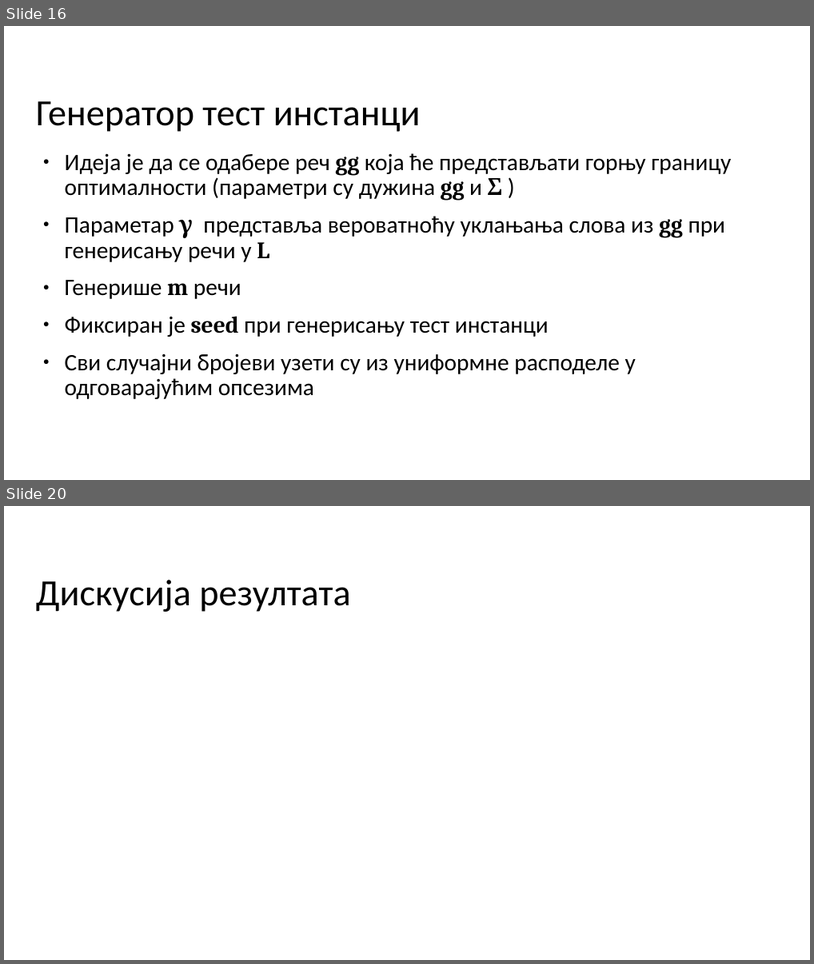
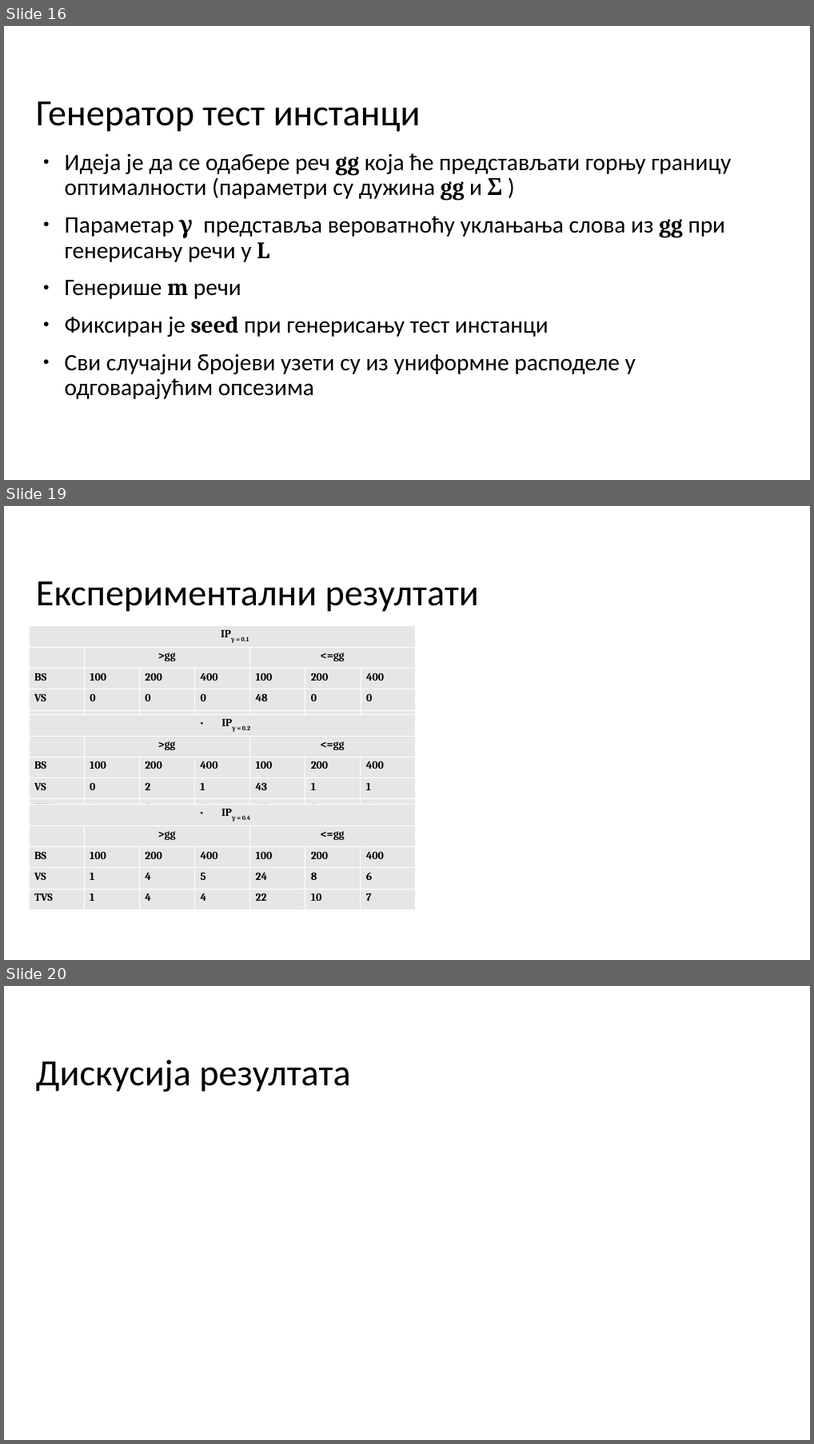
Before and after one commit to milosmikovic/Algorithms_For_Solving_Shortest_Common_Supersequence_Problem, a slide deck: Tekst/Prezentacija/MATF_primer_prezentacije.odp. Shown one above the other, each under a label of ours: slides 16 and 20 before the commit, slides 16, 19 and 20 after it; the slides between them are not shown. The pictures are 814x964 and 814x1444 pixels, drawn with LibreOffice and Linux fonts; fonts in the diff are those of the drawing; background and template pictures are left out. Boxes give left, top, right and bottom in pixels: in the first picture for what was removed or moved away, otherwise in the second. Text is boxed around its words. In the diff, an @@ line names an element or a change of style, - is before the commit and + after.

```diff
--- a/Tekst/Prezentacija/MATF_primer_prezentacije.odp
+++ b/Tekst/Prezentacija/MATF_primer_prezentacije.odp
@@ slide 19 added at (4,506,810,960), background #FFFFFF @@
@@ title added at (36,581,479,612), 44 pt, text #000000 @@
+Експериментални резултати
@@ table added at (29,625,414,904), 5 rows, 7 columns @@
+IPγ = 0.1 |  |  |  |  |  | 
+ | >gg |  |  | <=gg |  | 
+BS | 100 | 200 | 400 | 100 | 200 | 400
+VS | 0 | 0 | 0 | 48 | 0 | 0
+TVS | 0 | 0 | 0 | 48 | 0 | 0
@@ table added at (29,714,414,817), 5 rows, 7 columns @@
+IPγ = 0.2 |  |  |  |  |  | 
+ | >gg |  |  | <=gg |  | 
+BS | 100 | 200 | 400 | 100 | 200 | 400
+VS | 0 | 2 | 1 | 43 | 1 | 1
+TVS | 1 | 0 | 2 | 44 | 0 | 1
@@ table added at (29,804,414,904), 5 rows, 7 columns @@
+IPγ = 0.4 |  |  |  |  |  | 
+ | >gg |  |  | <=gg |  | 
+BS | 100 | 200 | 400 | 100 | 200 | 400
+VS | 1 | 4 | 5 | 24 | 8 | 6
+TVS | 1 | 4 | 4 | 22 | 10 | 7
```
Also in this commit, not shown: 3 slides changed, 1 slide removed, 3 other files.
